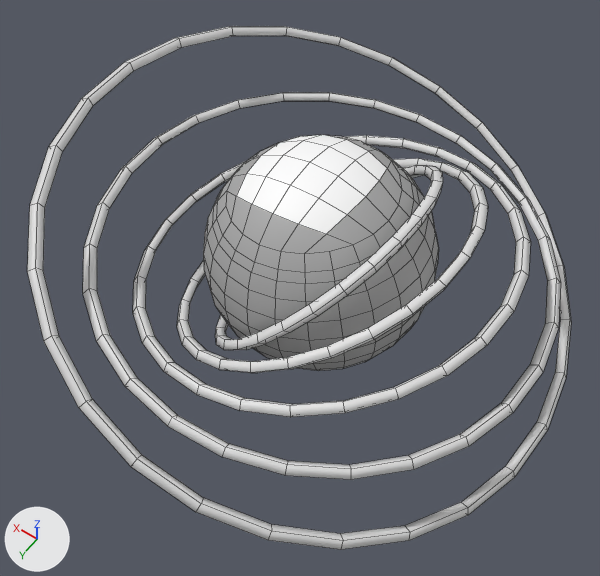
The FBX model ui/assets/models/malicious.fbx as it was, and as the next commit left it.
One viewpoint serves both versions: a 50 mm camera at (-0.0044, 0.00679, 0.01462) aimed at (0.00003, 0.0006, 0.00489). Lighting does not change. The marker at lower left points along +X, +Y and +Z. Mesh edges are drawn as thin lines. Where no turn or scale is listed for an object, it has been applied to the vertices.

In view in the first picture: 'merge6'.
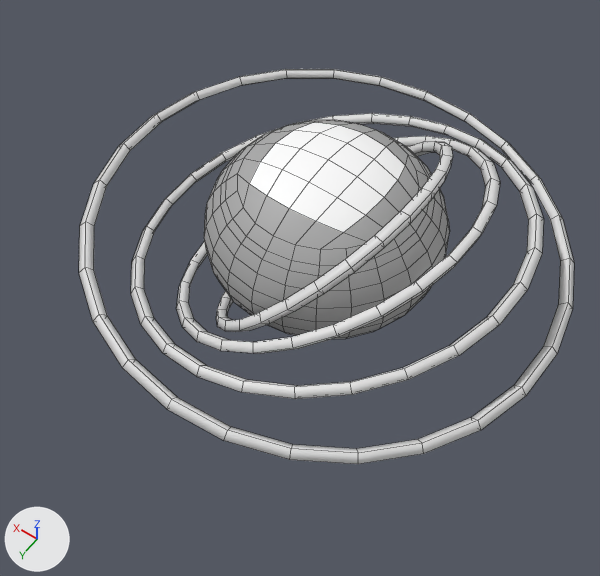
What differs and where, as boxes [x1, y1, x2, y2] in the pictures (600 x 576 px; the box of a moved part takes in the faces that stretch with it):
'merge6', reshaped (9% narrower, 25% shorter): before [27, 26, 571, 550]; after [79, 69, 574, 464]
part 1 of me_merge6, moved or reshaped: before [215, 165, 443, 350]; after [216, 141, 453, 332]
part 2 of me_merge6, moved or reshaped: before [177, 158, 488, 373]; after [176, 136, 500, 354]
part 3 of me_merge6, moved or reshaped: before [133, 135, 531, 417]; after [131, 113, 544, 399]
part 4 of me_merge6, moved or reshaped: before [83, 92, 561, 480]; after [79, 69, 574, 464]
part 5 of me_merge6, moved or reshaped: before [203, 135, 439, 371]; after [204, 120, 450, 339]
part 6 of me_merge6, deleted: before [27, 26, 571, 550]

The edits, one by one:
me_merge6 has 902 vertices, 900 faces and spans x -0.00392..0.00392, y -0.00422..0.00425, z 0.00332..0.00682.
me_merge6 is used by ob_merge6; location (0.0, 0.0, 0.0).
me_merge6 part 1: the loose piece of 108 vertices spanning x -0.00141..0.00141, y -0.00209..0.0021, z 0.00355..0.00667 is moved by (-0.00007, 0.0, 0.00052).
me_merge6 part 2: the loose piece of 108 vertices spanning x -0.00215..0.00215, y -0.00248..0.0025, z 0.00381..0.00641 is moved by (-0.00007, 0.0, 0.00052).
me_merge6 part 3: the loose piece of 108 vertices spanning x -0.0029..0.0029, y -0.00296..0.00298, z 0.00437..0.00584 is moved by (-0.00007, 0.0, 0.00052).
me_merge6 part 4: the loose piece of 108 vertices spanning x -0.00354..0.00354, y -0.00353..0.00356, z 0.00472..0.0055 is moved by (-0.00007, 0.0, 0.00052).
me_merge6 part 5: the loose piece of 362 vertices spanning x -0.00168..0.00183, y -0.00175..0.00175, z 0.00332..0.00682 is multiplied about its middle by the matrix ((0.993, 0.0, -0.122), (0.0, 1.0, 0.0), (0.09, 0.0, 0.734)), then moved by (-0.00008, 0.0, 0.00065).
me_merge6 part 6: the loose piece of 108 vertices spanning x -0.00392..0.00392, y -0.00422..0.00425, z 0.00344..0.00678 is deleted.
